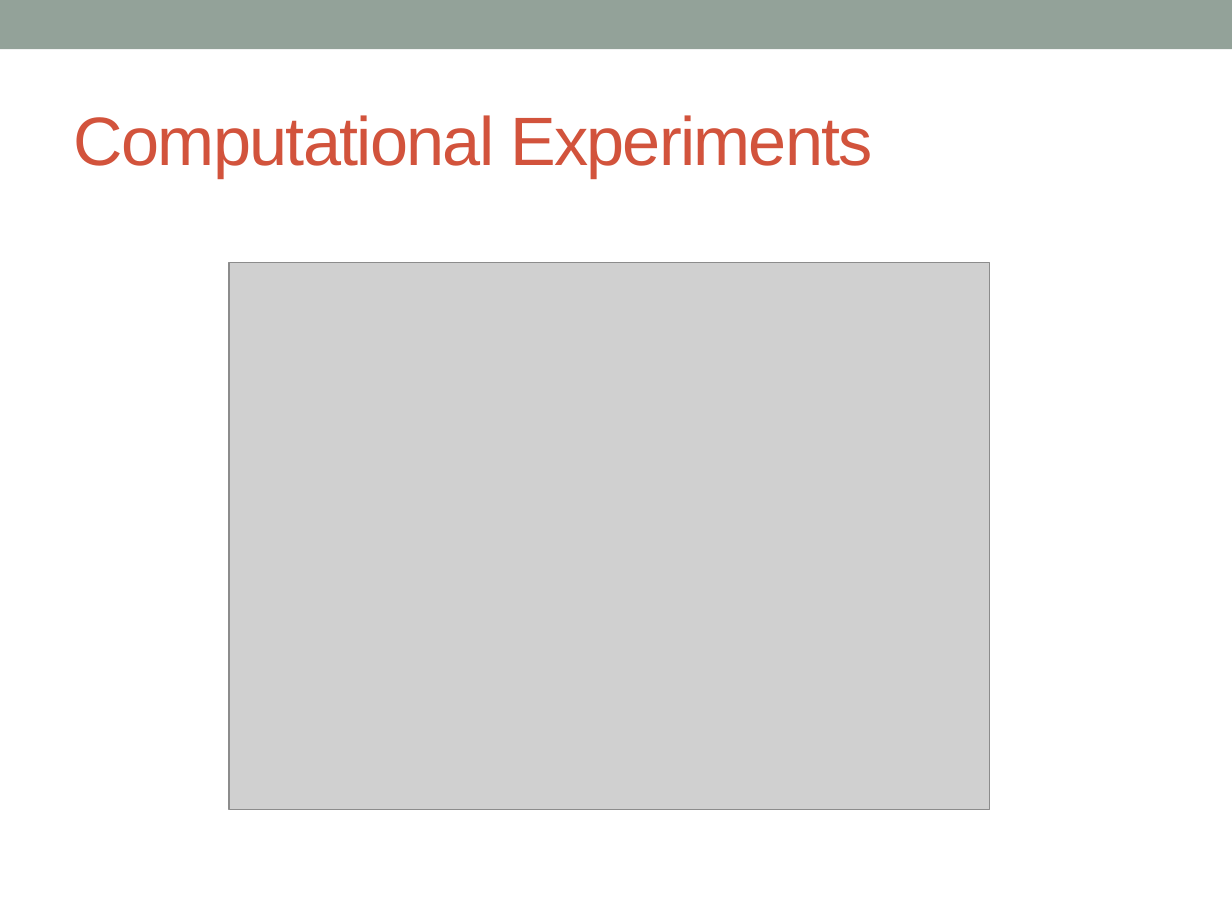
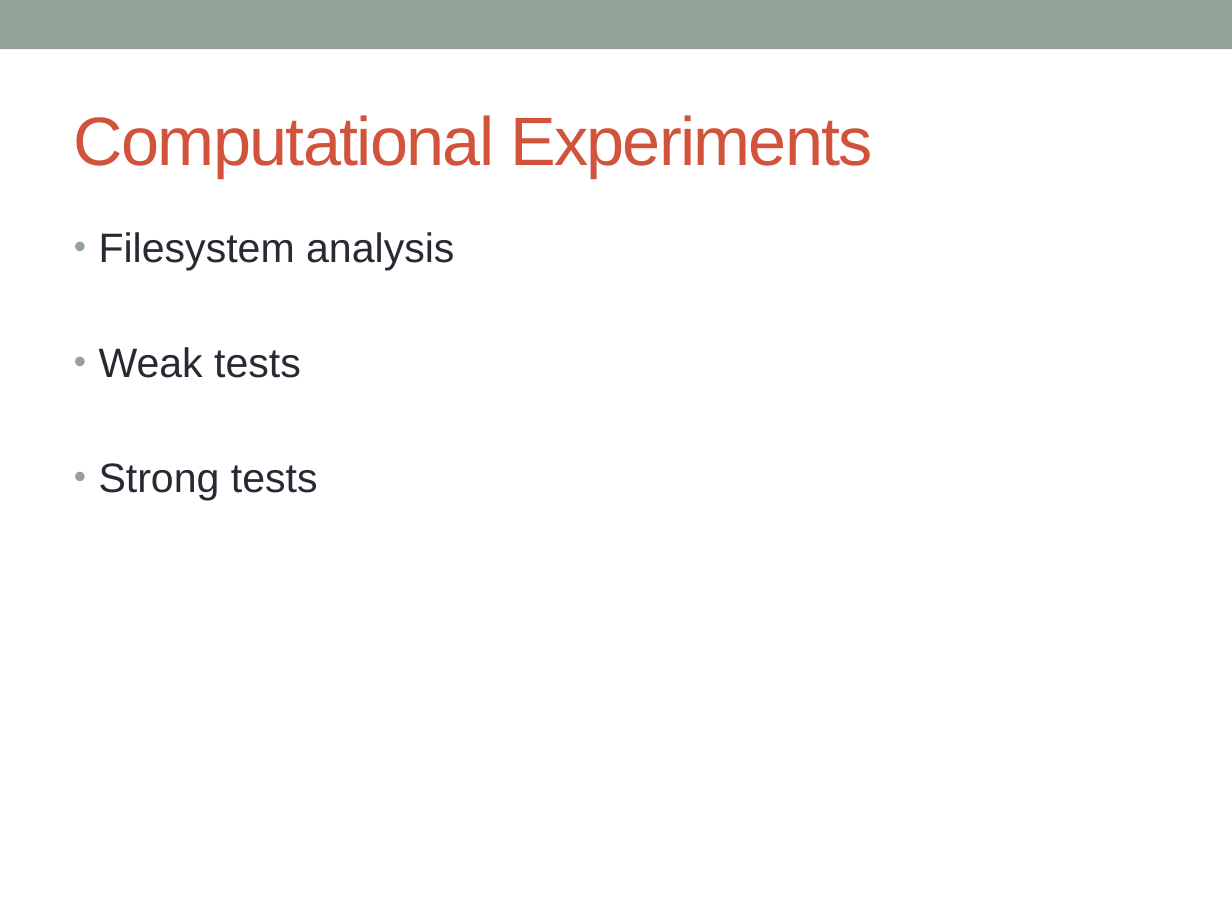
Before and after one commit to ldsa-project-g2/passwords, a slide deck: slide 5 of presentation/group_presentation.pptx (slide 4 before the commit). Drawn at 1232x924 pixels with LibreOffice and Linux fonts; fonts in the diff are those of the drawing; grey boxes stand for pictures. Boxes give left, top, right and bottom in pixels: in the first picture for what was removed or moved away, otherwise in the second. Text is boxed around its words. In the diff, an @@ line names an element or a change of style, - is before the commit and + after.

```diff
--- a/presentation/group_presentation.pptx
+++ b/presentation/group_presentation.pptx
@@ text added at box(99, 232, 454, 501), 24 pt, text #292934 @@
+• Filesystem analysis
+• Weak tests
+• Strong tests
@@ picture removed at box(229, 262, 989, 809) @@
```
Also in this commit, not shown: 2 other slides changed, 2 slides added.
